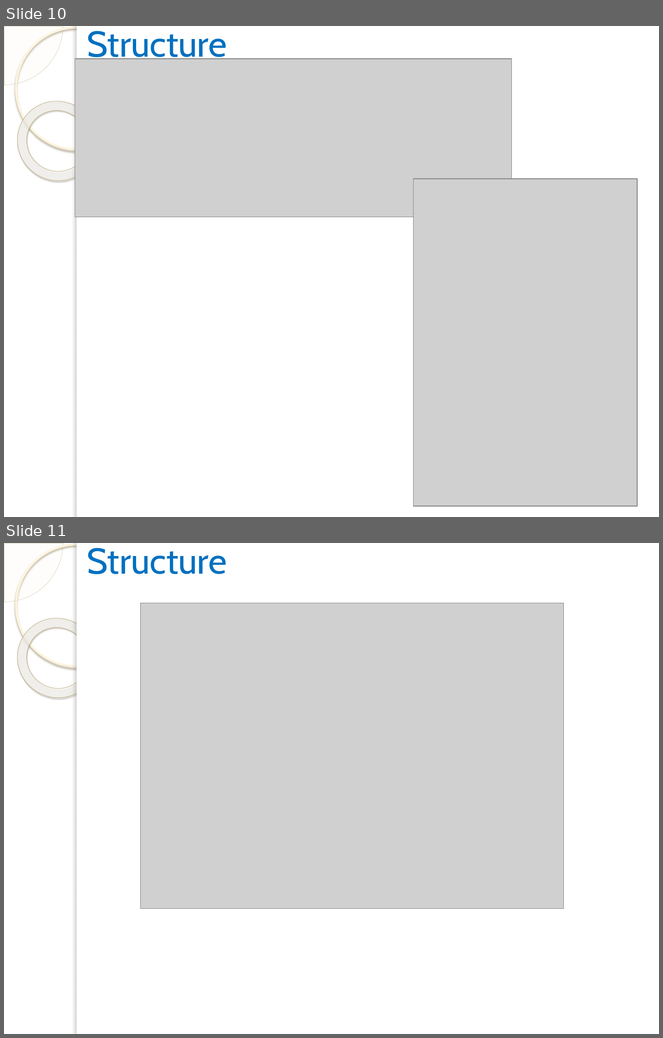
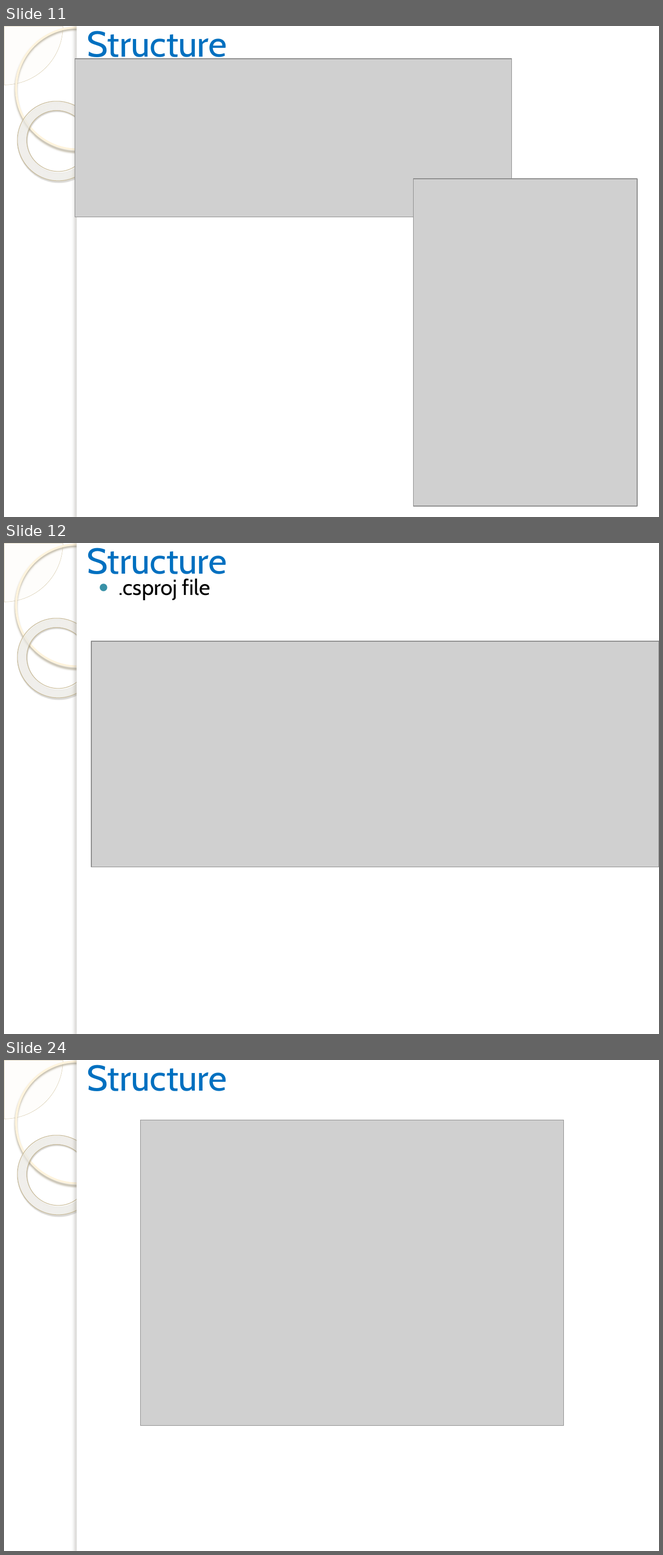
Before and after one commit to vgyureka/DotNetBig, a slide deck: CORE.pptx. Shown one above the other, each under a label of ours: slides 10 and 11 before the commit, slides 11, 12 and 24 after it; the slides between them are not shown. The pictures are 663x1038 and 663x1555 pixels, drawn with LibreOffice and Linux fonts; fonts in the diff are those of the drawing; grey boxes stand for pictures; background and template pictures are left out. Boxes give left, top, right and bottom in pixels: in the first picture for what was removed or moved away, otherwise in the second. Text is boxed around its words. In the diff, an @@ line names an element or a change of style, - is before the commit and + after.

```diff
--- a/CORE.pptx
+++ b/CORE.pptx
@@ slide 12 added at bbox=[4, 543, 659, 1034], background picture (left out); not listed: 5 template elements that a slide beside it also shows @@
@@ title added at bbox=[87, 548, 227, 581], 39.6 pt, text #0070C0 @@
+Structure
@@ text added at bbox=[118, 578, 210, 600], 24 pt, text #000000 @@
+● .csproj file
@@ picture added at bbox=[91, 641, 659, 867] @@
@@ what was slide 10 is now slide 11 @@
@@ what was slide 11 is now slide 24 @@
```
Also in this commit, not shown: 3 slides changed, 26 other slides added, 2 slides removed.
